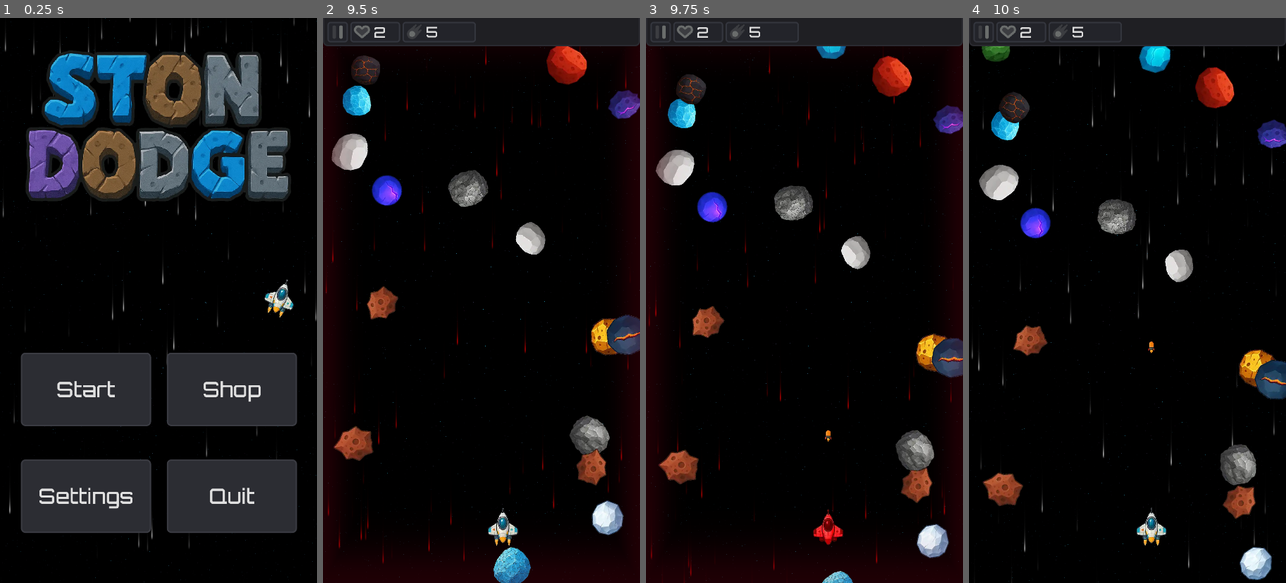
Above: before the commit, frames 1-4 (left to right).
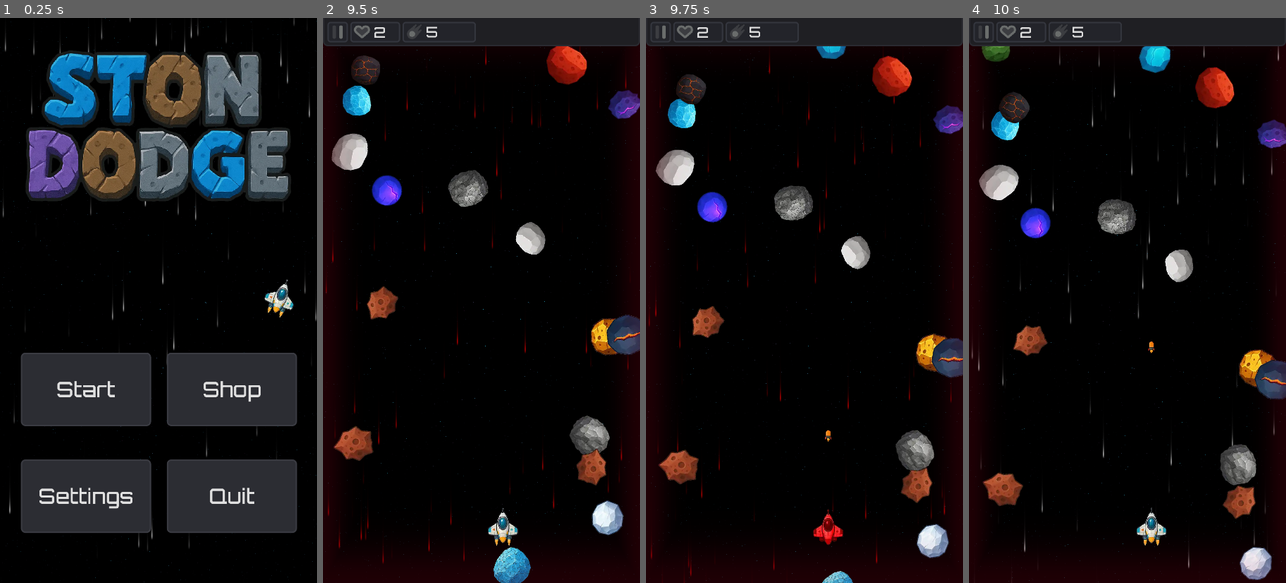
Above: after the commit, the same moments.

Repository: MjavadH/StonDodge
Game: Godot game, scene res://UI/StartMenu/start.tscn
Same seed, same stepped clock (60 frames per second), same inputs: the game is played once before the commit and once after it. Sound files missing from this copy of the repository are replaced by a short silence.
Inputs (mouse positions are in pixels of both pictures, inside the frame that each line leads up to):
- Up to frame 1 (0.25 s): no input
- Up to frame 2 (9.5 s): click "Start" at 0.5 s; click "Survival" at 1.25 s; move the mouse to (551, 272) at 2.02 s; press the mouse at (551, 272) at 2.03 s; release the mouse at (551, 272) at 2.75 s; drag from (418, 328) to (592, 57) at 2.77 s; move the mouse to (513, 176) at 3.52 s; press the mouse at (513, 176) at 3.53 s; release the mouse at (513, 176) at 4.25 s; drag from (465, 413) to (323, 176) at 4.27 s; move the mouse to (576, 385) at 5.02 s; press the mouse at (576, 385) at 5.03 s; release the mouse at (576, 385) at 5.75 s; drag from (386, 215) to (592, 215) at 5.77 s; move the mouse to (497, 300) at 6.52 s; press the mouse at (497, 300) at 6.53 s; release the mouse at (497, 300) at 7.25 s; drag from (433, 159) to (513, 362) at 7.27 s; move the mouse to (551, 272) at 8.02 s; press the mouse at (551, 272) at 8.03 s; release the mouse at (551, 272) at 8.75 s; drag from (418, 328) to (608, 453) at 8.77 s
- Up to frame 3 (9.75 s): move the mouse to (836, 176) at 9.52 s; press the mouse at (836, 176) at 9.53 s
- Up to frame 4 (10 s): no input

Frames 1-3 are identical in both runs. In frame 4, 7.4% of the frame differs, in the area x 0-100%, y 4-100%.

Commit message:
fix(vfx): ensure vignette fade-out animation completes
The vignette effect was being hidden instantly instead of fading out smoothly because the `hide()` method was called before the tween animation could finish.

This change adds `await` to the tween property call. This pauses the function until the animation is complete, ensuring the fade-out is visible before the node is hidden.

Diff:
--- a/World/main.gd
+++ b/World/main.gd
@@ -192,7 +192,7 @@
 func _hide_frame_vignette() -> void:
 	var mat: ShaderMaterial = frame_vignette.material as ShaderMaterial
 	var tween = create_tween().set_trans(Tween.TRANS_SINE).set_ease(Tween.EASE_IN_OUT)
-	tween.tween_property(mat, "shader_parameter/width", 0.0, 0.2)
+	await tween.tween_property(mat, "shader_parameter/width", 0.0, 0.2).finished
 	frame_vignette.hide()
 
 ##- Boss Trigger Logic --------------------------------------------------------##
